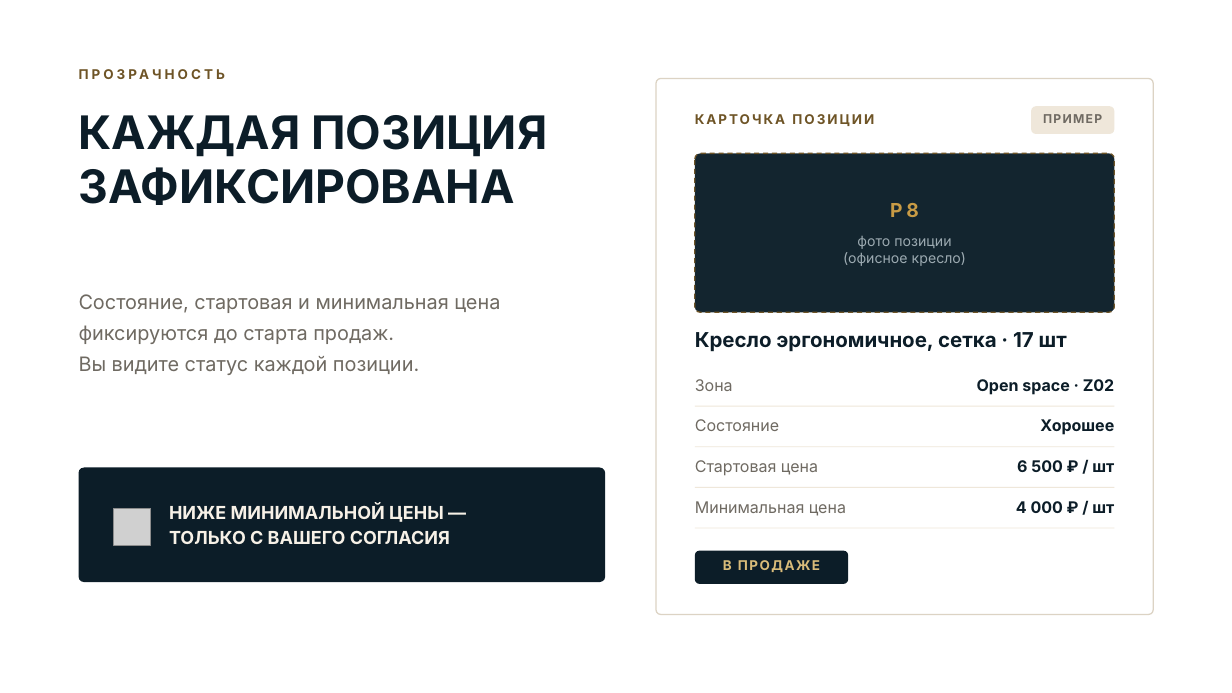
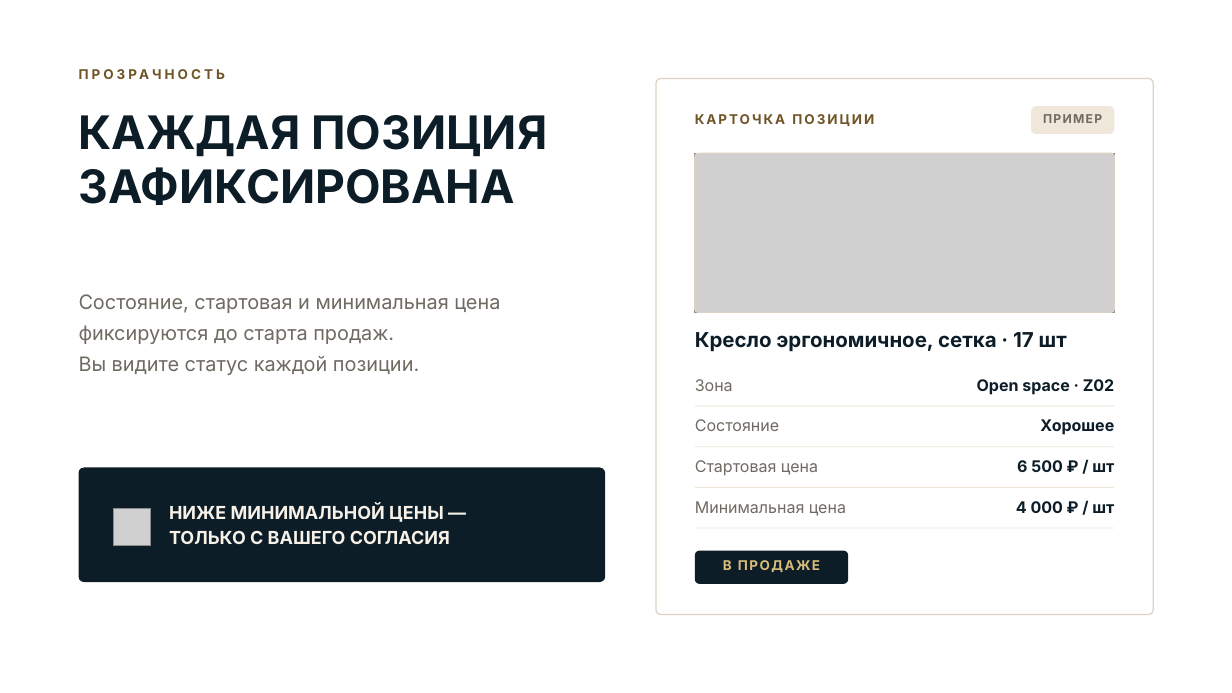
Before and after one commit to olegm1441-del/mysteryslavic-2026-07-19_16-47-00, a slide deck: slide 9 of presentations/office-client/Продай_за_меня_ОФИСЫ_клиентская.pptx. Drawn at 1232x693 pixels with LibreOffice and Linux fonts; fonts in the diff are those of the drawing; grey boxes stand for pictures; background and template pictures are left out. Boxes give left, top, right and bottom in pixels: in the first picture for what was removed or moved away, otherwise in the second. Text is boxed around its words. In the diff, an @@ line names an element or a change of style, - is before the commit and + after.

```diff
--- a/presentations/office-client/Продай_за_меня_ОФИСЫ_клиентская.pptx
+++ b/presentations/office-client/Продай_за_меня_ОФИСЫ_клиентская.pptx
@@ rounded rectangle at (x1=695, y1=153, x2=1115, y2=312): fill #13252F to none; outline #6E5426 1 pt dashed to #DCD3C4 1 pt; proportions changed @@
@@ picture added at (x1=695, y1=153, x2=1115, y2=312) @@
@@ text removed at (x1=890, y1=203, x2=919, y2=217) @@
-P8
@@ text removed at (x1=843, y1=236, x2=966, y2=266) @@
-фото позиции
-(офисное кресло)
```
Also in this commit, not shown: 5 other slides changed, 1 slide added, 1 slide removed, 27 other files.
